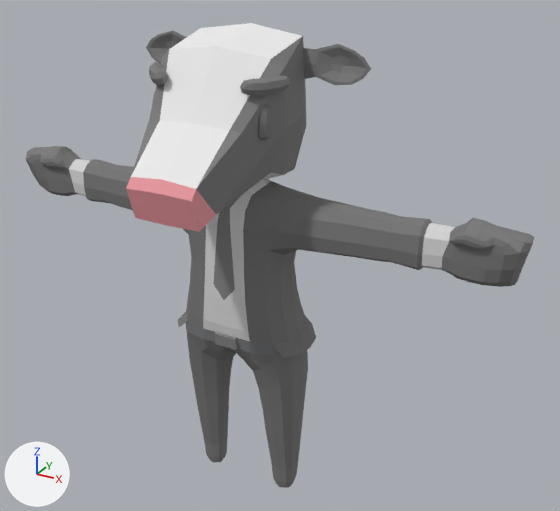
Renders of the glTF model client/public/assets/characters/Cow.glb from each side of a commit.
One viewpoint serves both versions: a camera (50 mm lens) standing at (0.564, -0.91, 0.875) and looking at (0.06, 0.007, 0.416). Lighting does not change. The marker at lower left points along +X, +Y and +Z. The older version comes first. Where no turn or scale is listed for an object, it has been applied to the vertices. Vertices at exactly the same position are counted once.

The scene before the commit, as lines of its bpy script (objects in view):
```python
me_mesh_0 = bpy.data.meshes.new('Mesh_0')
me_mesh_0.from_pydata(...)  # 1179 vertices, 2332 faces; spans x -0.414..0.414, y -0.194..0.092, z -0.005..0.739
me_mesh_0.materials.append(mat_material_0)
ob_body = bpy.data.objects.new('Body', me_mesh_0)
ob_body.location = (0.0, 0.0, 0.0)
```
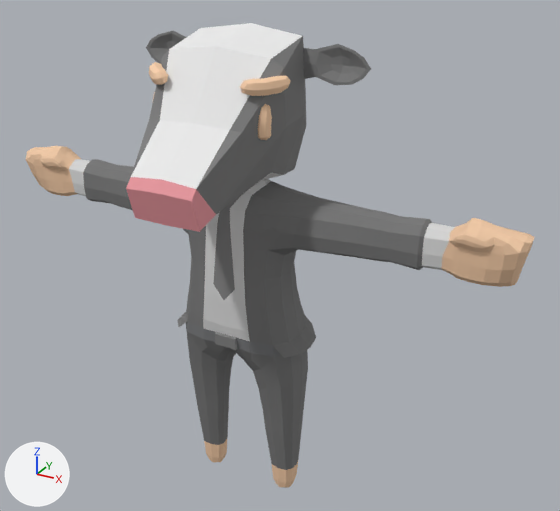
Changed parts and their boxes [x1, y1, x2, y2] in the pictures (560 x 511 px):
part 1 of me_mesh_0, recoloured
    both: [26, 62, 534, 488]

Diff of the bpy script that builds the scene:
```diff
--- a/client/public/assets/characters/Cow.glb.py
+++ b/client/public/assets/characters/Cow.glb.py
@@ me_mesh_0 @@
 me_mesh_0.from_pydata(...)  # 1179 vertices, 2332 faces; spans x -0.414..0.414, y -0.194..0.092, z -0.005..0.739
 # used by ob_body; location = (0.0, 0.0, 0.0)
+# me_mesh_0 part 1: 1016 faces centred in x -0.413..0.413, y -0.094..0.031, z -0.003..0.691 are repainted in the vertex colours; the middle colour goes from grey #797979 to beige #f1c9a5
 me_mesh_0.materials.append(mat_material_0)
```
